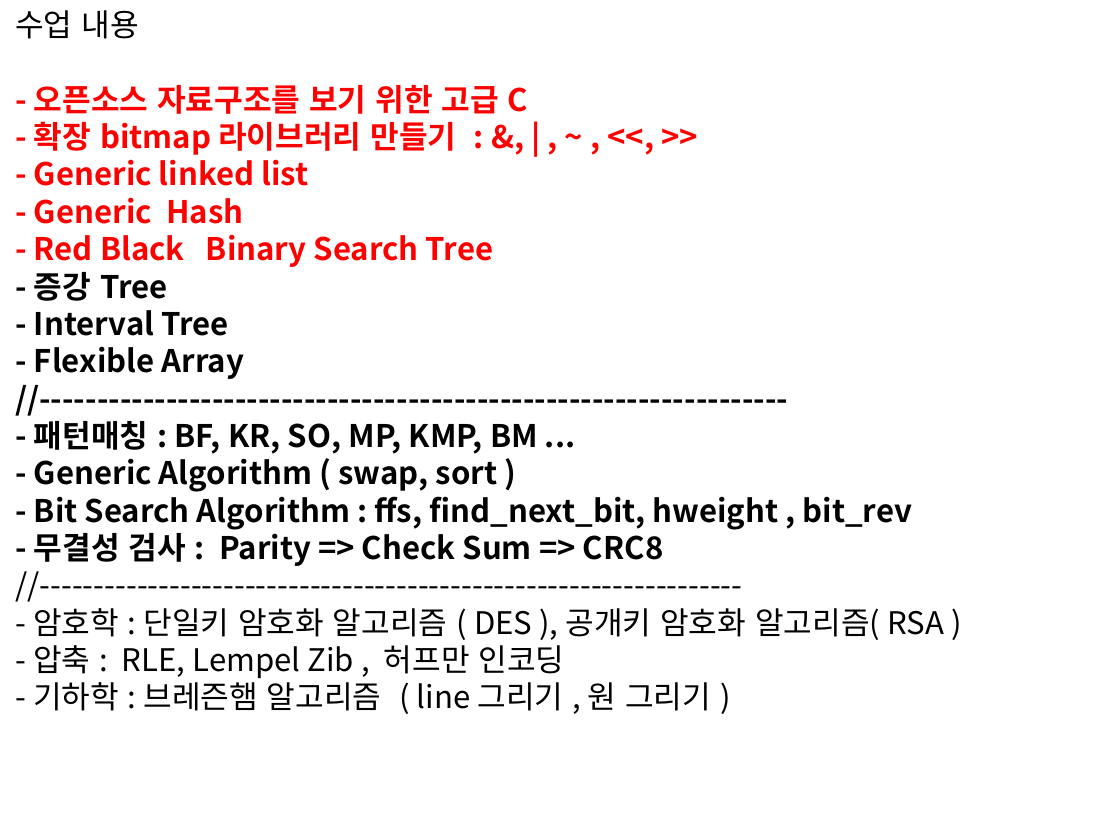
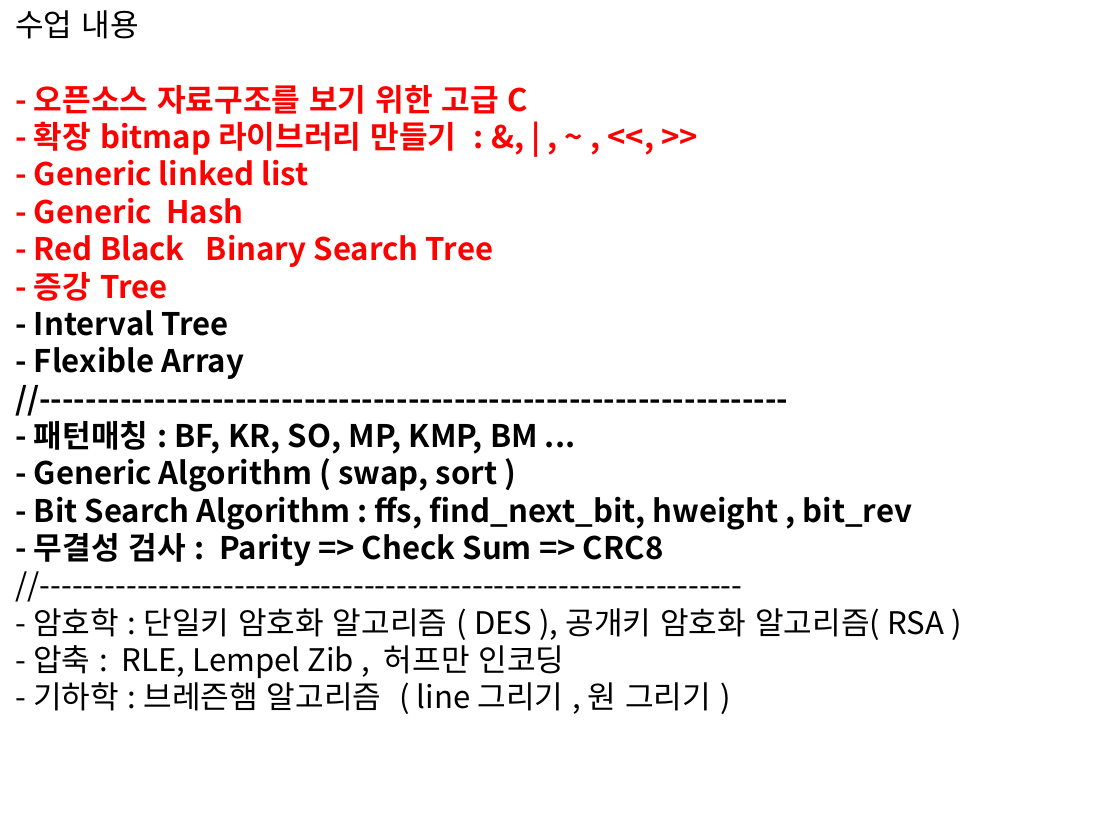
Before and after one commit to chisun-joung/osdsalgo_c, a slide deck: slide 2 of 03_day.pptx. Drawn at 1120x840 pixels with LibreOffice and Linux fonts; fonts in the diff are those of the drawing. Boxes give left, top, right and bottom in pixels: in the first picture for what was removed or moved away, otherwise in the second. Text is boxed around its words. In the diff, an @@ line names an element or a change of style, - is before the commit and + after.

```diff
--- a/03_day.pptx
+++ b/03_day.pptx
@@ text at bbox=[34, 272, 167, 301]: text colour #000000 to #FF0000 in "- 증강 Tree" @@
```
Also in this commit, not shown: 8 slides added, 1 other file.
